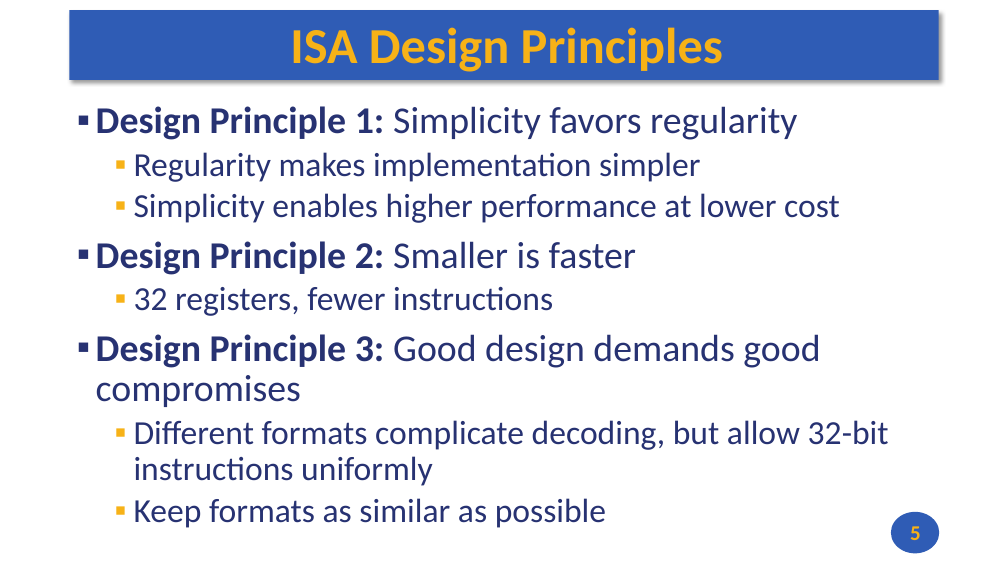
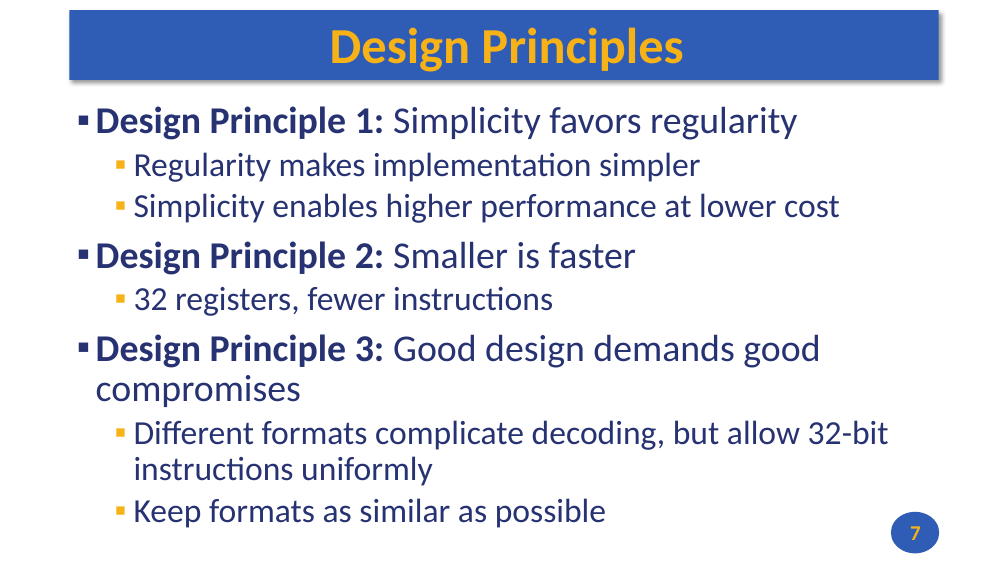
Before and after one commit to andrewt0301/hse-acos-course, a slide deck: slide 7 of docs/part1ca/04_Instructions/CA_Lecture_04.pptx (slide 5 before the commit). Drawn at 1008x567 pixels with LibreOffice and Linux fonts; fonts in the diff are those of the drawing. Boxes give left, top, right and bottom in pixels: in the first picture for what was removed or moved away, otherwise in the second. Text is boxed around its words. In the diff, an @@ line names an element or a change of style, - is before the commit and + after.

```diff
--- a/docs/part1ca/04_Instructions/CA_Lecture_04.pptx
+++ b/docs/part1ca/04_Instructions/CA_Lecture_04.pptx
@@ title at <box>330,27,683,72</box>: text changed @@
-ISA Design Principles
+Design Principles
@@ page number at <box>910,526,921,540</box>: text changed @@
-5
+7
```
Also in this commit, not shown: 3 other slides changed, 2 slides added, 2 other files.
